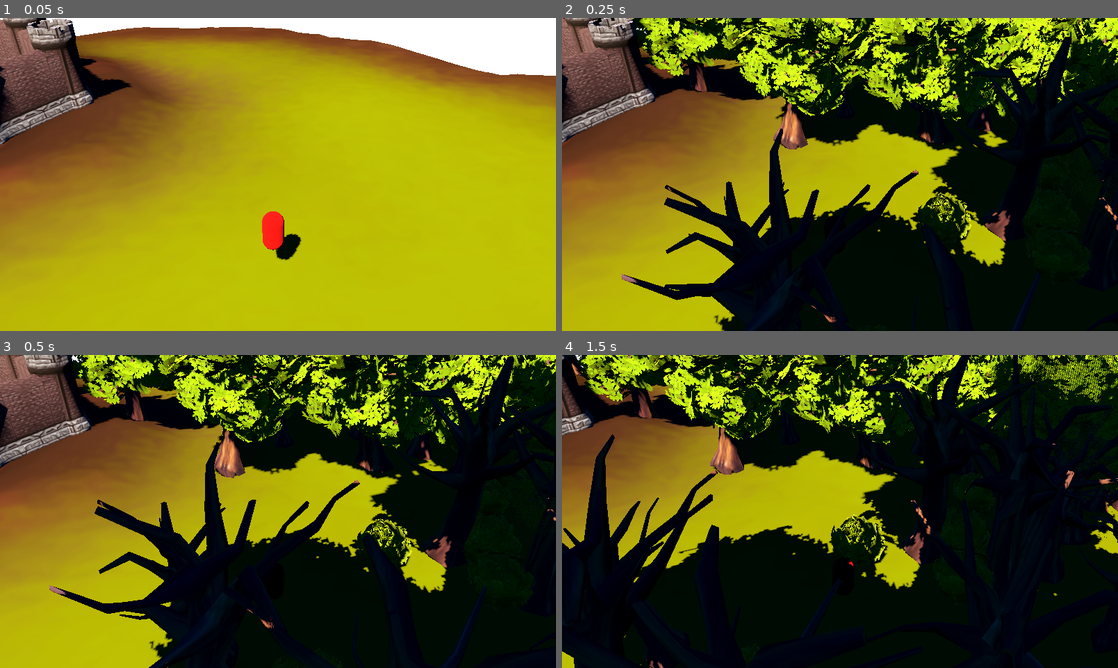
Above: before the commit, frames 1-4 (two rows, left to right).
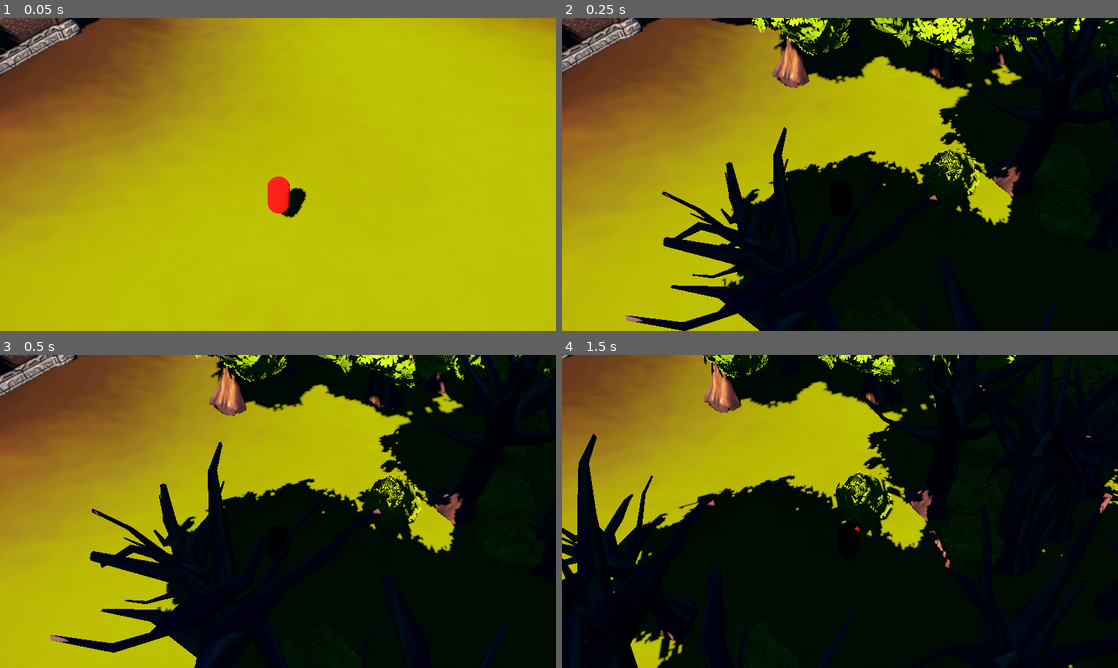
Above: after the commit, the same moments.

Repository: Fgergo20/knights-age-project
Game: Godot game, scene res://MAP_ELEMENTS/scenes/main_land.tscn
The game is run twice, just before and just after one commit, with the same random seed, the same clock (stepped at 60 frames per second) and the same inputs.
Inputs (mouse positions are in pixels of both pictures, inside the frame that each line leads up to):
- Up to frame 1 (0.05 s): no input
- Up to frame 2 (0.25 s): no input
- Up to frame 3 (0.5 s): no input
- Up to frame 4 (1.5 s): tap Enter (ui_accept) at 0.5, 0.77 s; move the mouse to (962, 495) at 0.52 s; hold Right (ui_right) 0.53-1.25 s; tap Delete at 0.6 s; click (962, 495) at 0.67 s; drag from (728, 527) to (812, 574) at 1.27 s

The runs differ from the first frame. In frame 1, 36% of the frame differs, in the area x 0-100%, y 0-80%; in frame 2, 47%, in the area x 0-100%, y 0-100%; in frame 3, 44%; in frame 4, 35%.

Commit message:
Update main_land.tscn

Diff:
--- a/MAP_ELEMENTS/scenes/main_land.tscn
+++ b/MAP_ELEMENTS/scenes/main_land.tscn
@@ -43,7 +43,7 @@
 [node name="Player_node" type="Node" parent="."]
 
 [node name="Camera3D" type="Camera3D" parent="Player_node"]
-transform = Transform3D(0.80696, 0.319069, -0.497001, 0, 0.841511, 0.54024, 0.590606, -0.435952, 0.679066, -7.528, 13.987, 17.316)
+transform = Transform3D(0.80696, 0.422692, -0.412488, 0, 0.698415, 0.715693, 0.590606, -0.577536, 0.563593, -6.638, 15.132, 15.796)
 fov = 40.0
 script = ExtResource("1_jy4x4")
 
